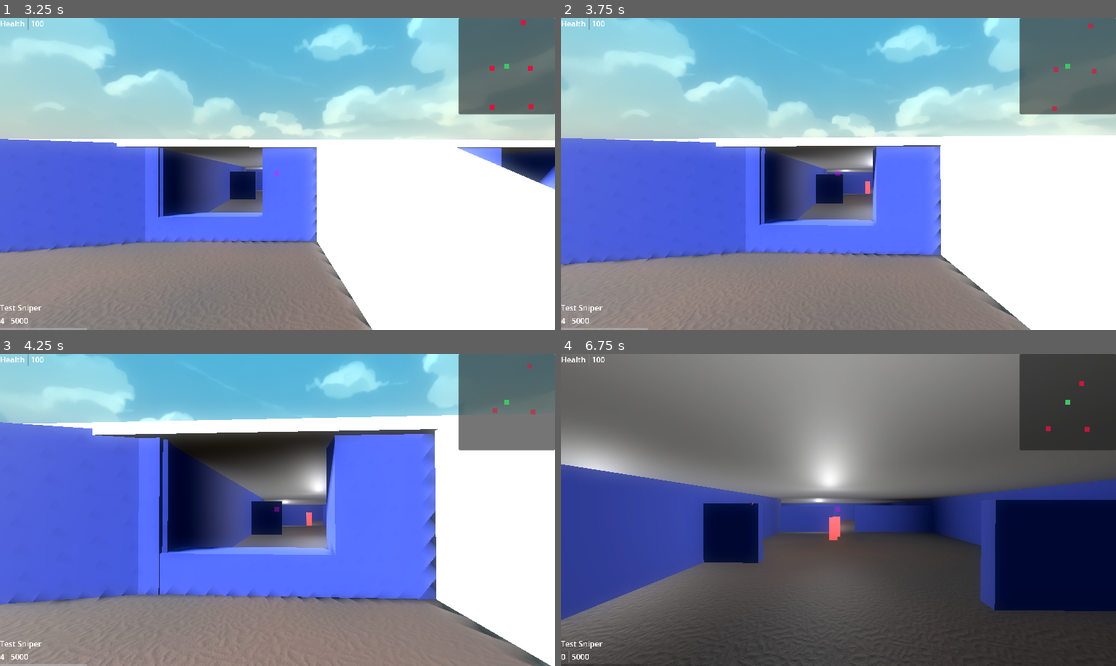
Above: before the commit, frames 1-4 (two rows, left to right).
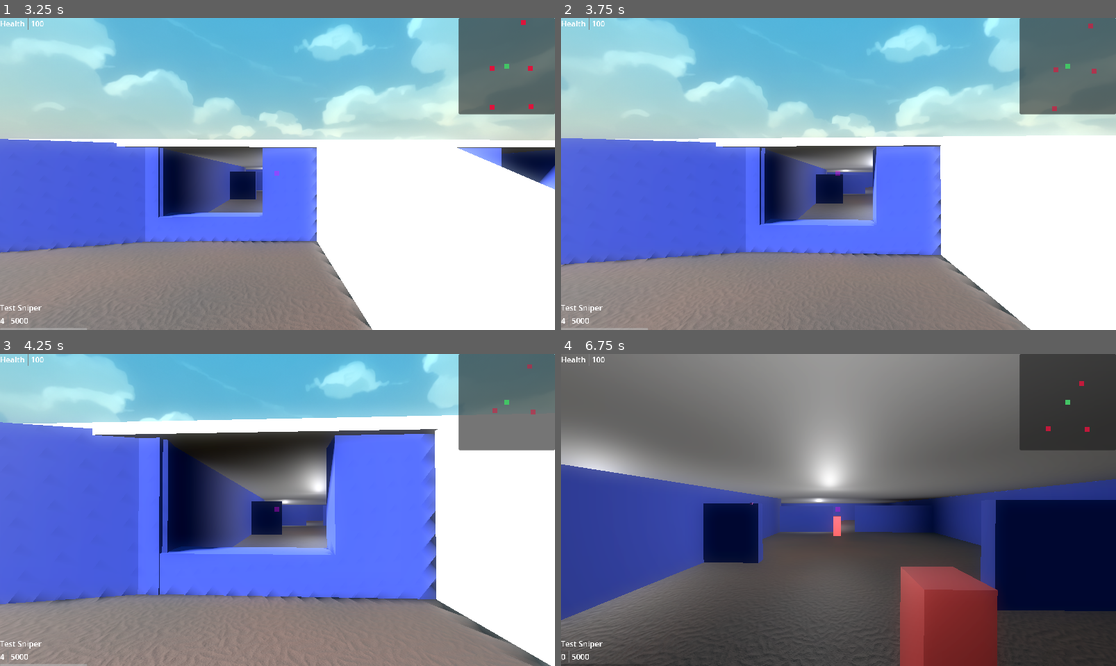
Above: after the commit, the same moments.

Repository: mabanana/FPS-Project-A
Game: Godot game, scene res://scene1.tscn
Two runs of this game, one before a commit and one after it. Both use one fixed random seed, a clock stepped at 60 frames per second and the inputs below.
Inputs (mouse positions are in pixels of both pictures, inside the frame that each line leads up to):
- Up to frame 1 (3.25 s): tap Enter (ui_accept) at 0.5, 0.77, 1.52, 3.02 s; move the mouse to (271, 180) at 0.52 s; hold Q (drop_equip) 0.53-1.28 s; hold Up (ui_up) 0.53-2.78 s; move the mouse to (316, 177) at 1.27 s; tap 1 (hotkey_1) at 1.35 s; move the mouse to (233, 170) at 2.02 s; hold 2 (hotkey_2) 2.03-2.78 s; move the mouse to (283, 174) at 2.77 s; hold Left (ui_left) from 2.78 s (still down); tap 3 (hotkey_3) at 2.85 s
- Up to frame 2 (3.75 s): move the mouse to (816, 167) at 3.52 s; release Left (ui_left) at 3.53 s; hold Up (ui_up) from 3.53 s (still down); hold 4 (hotkey_4) from 3.53 s (still down)
- Up to frame 3 (4.25 s): keep holding Up (ui_up); keep holding 4 (hotkey_4); tap Enter (ui_accept) at 3.77 s; tap R (reload) at 4.15 s
- Up to frame 4 (6.75 s): move the mouse to (866, 510) at 4.27 s; release 4 (hotkey_4) at 4.28 s; tap E (interact) at 4.35 s; tap Enter (ui_accept) at 4.52, 6.02 s; move the mouse to (810, 510) at 5.02 s; press the mouse at (810, 510) at 5.03 s; move the mouse to (849, 503) at 5.77 s; release Up (ui_up) at 5.78 s; release the mouse at (849, 503) at 5.78 s; hold Right (ui_right) 5.78-6.53 s; right-click (849, 503) at 5.85 s; move the mouse to (832, 516) at 6.52 s; hold Up (ui_up) from 6.53 s (still down); hold Shift (sprint) from 6.53 s (still down)

Frame 1 is identical in both runs. In frame 2, less than 0.1% of the frame differs, in the area x 54-56%, y 52-57%; in frame 3, less than 0.1%; in frame 4, 5.3%, in the area x 48-79%, y 51-100%.

Commit message:
Add behavior state to enemies

Diff:
--- a/enemy_entity.gd
+++ b/enemy_entity.gd
@@ -1,6 +1,11 @@
 extends CharacterBody3D
 class_name EnemyEntity
 
+enum EnemyState {
+	idling,
+	chasing,
+}
+var current_state
 const POSITION_FORESHORTEN = 1
 var rid: int
 var core: CoreModel
--- a/moving_box.gd
+++ b/moving_box.gd
@@ -4,15 +4,26 @@
 var nav_ai: AINav
 
 func _ready():
+	current_state = EnemyState.idling
 	hp = 100
 	nav_ai = AINav.new($NavigationAgent3D)
 	nav_ai.bind(core, core_changed)
 
 func _physics_process(delta):
-	if nav_ai.target_position:
+	if nav_ai.target_position and current_state == EnemyState.chasing:
 		dir = global_position.direction_to(nav_ai.next_pos)
 		velocity = dir * movement_speed
 		if nav_ai.nav_agent.is_navigation_finished:
 			nav_ai.target_position = null
+	else:
+		velocity.x = move_toward(velocity.x, 0, movement_speed / 2)
+		velocity.z = move_toward(velocity.z, 0, movement_speed / 2)
 
 	move_and_slide()
+
+func _on_core_changed(context: CoreServices.Context, payload):
+	# Temporary state logic
+	if context == contexts.gun_shot:
+		current_state = EnemyState.chasing
+	elif context == contexts.gun_dropped:
+		current_state = EnemyState.idling
